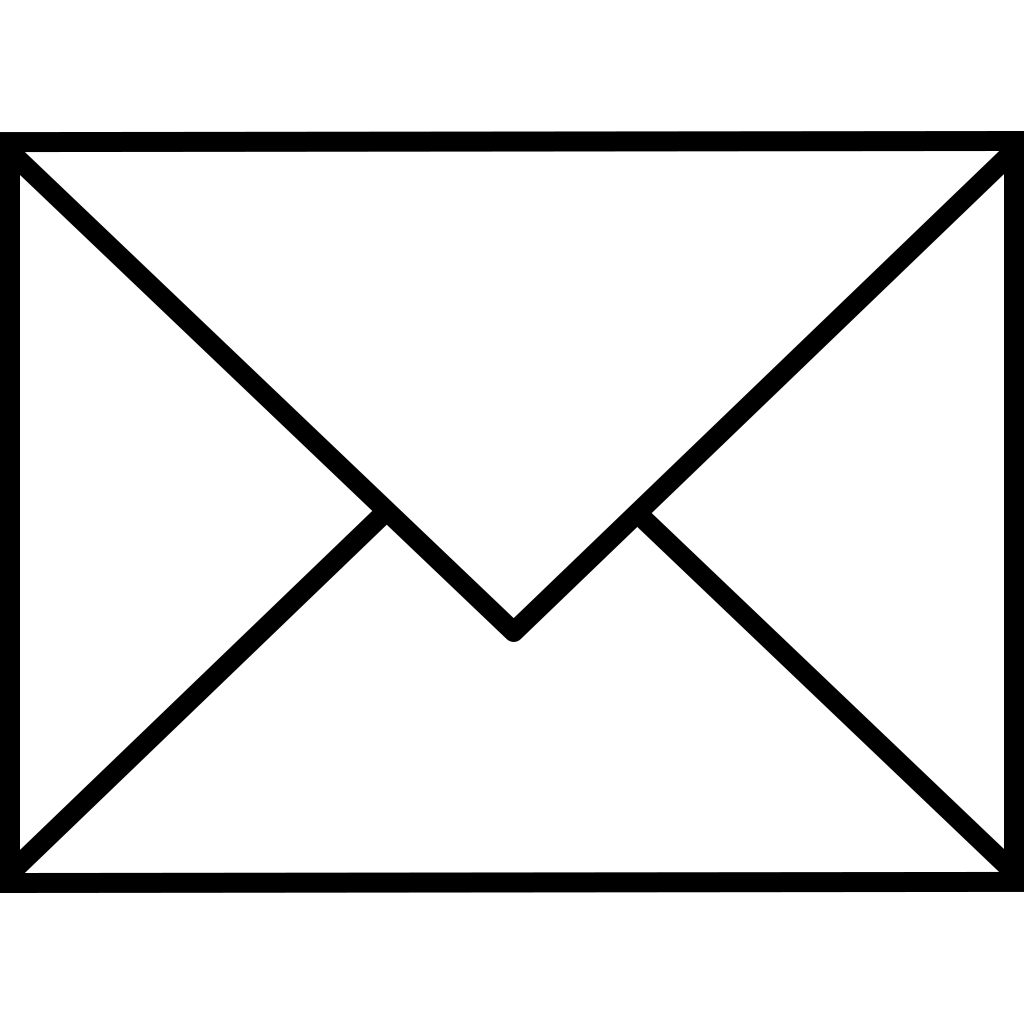
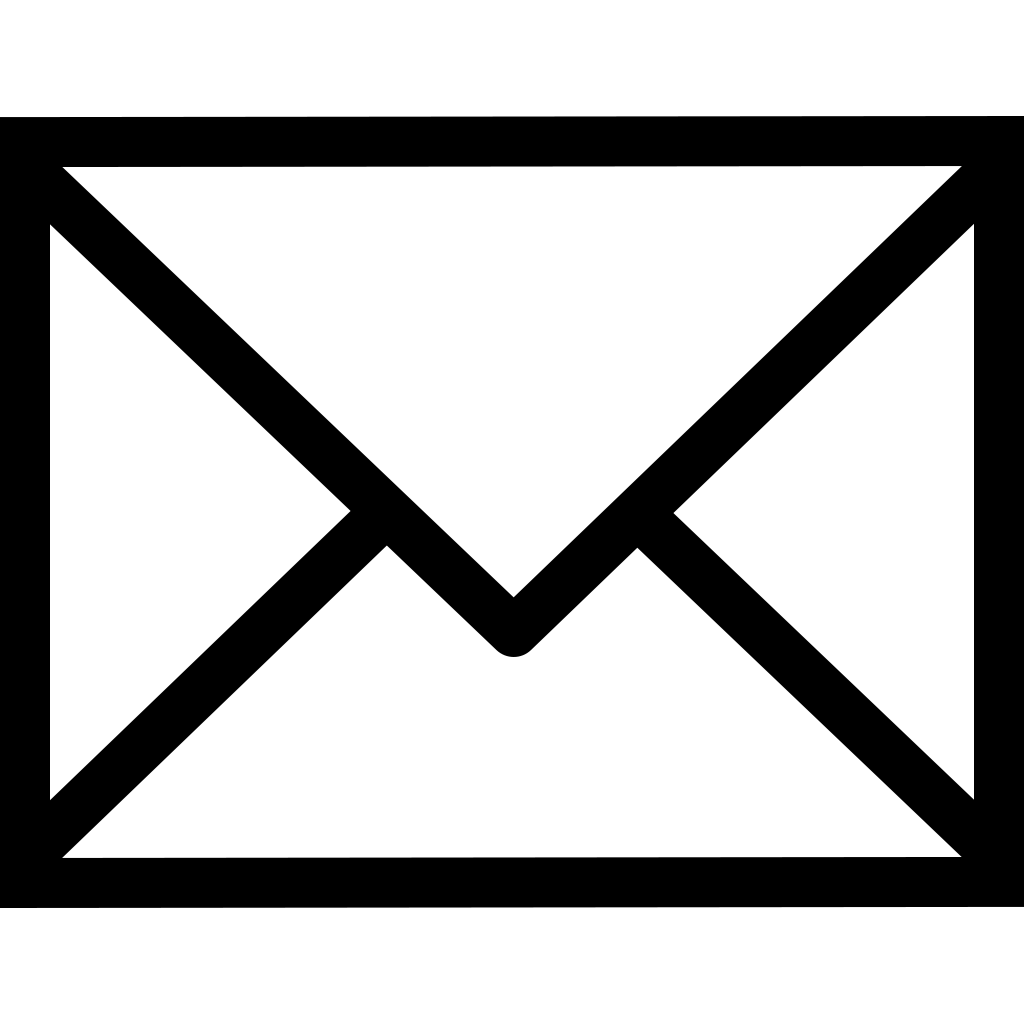
The second 1024x1024 image is a revision of the first. Changes to its layers:
painted on "Polygon 1" over [left=25, top=151, right=1000, bottom=619]
painted on "Polygon 1 copy" over [left=20, top=392, right=1004, bottom=873]
painted on "Rectangle 1" over [left=20, top=161, right=1004, bottom=863]
